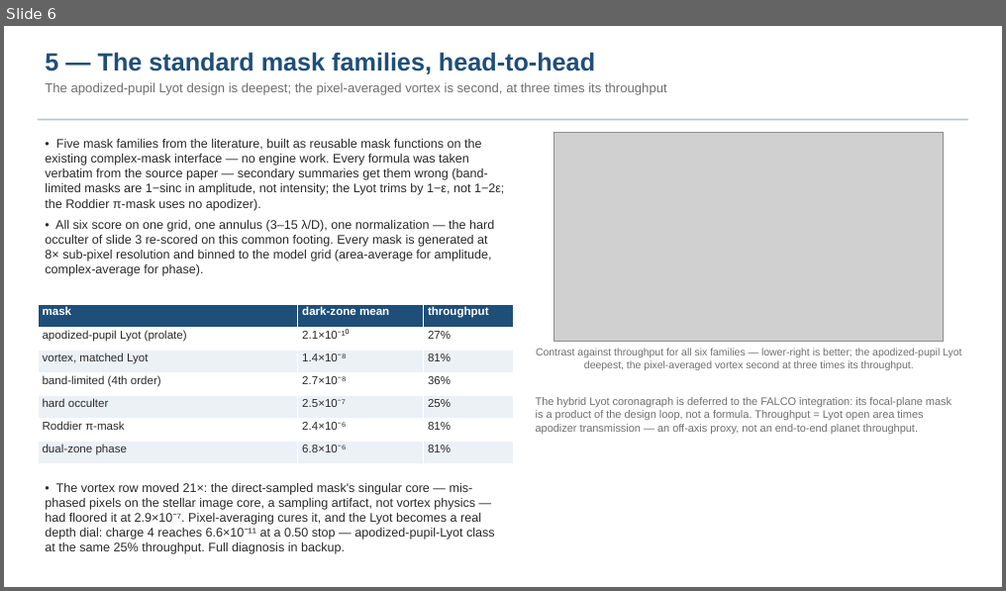
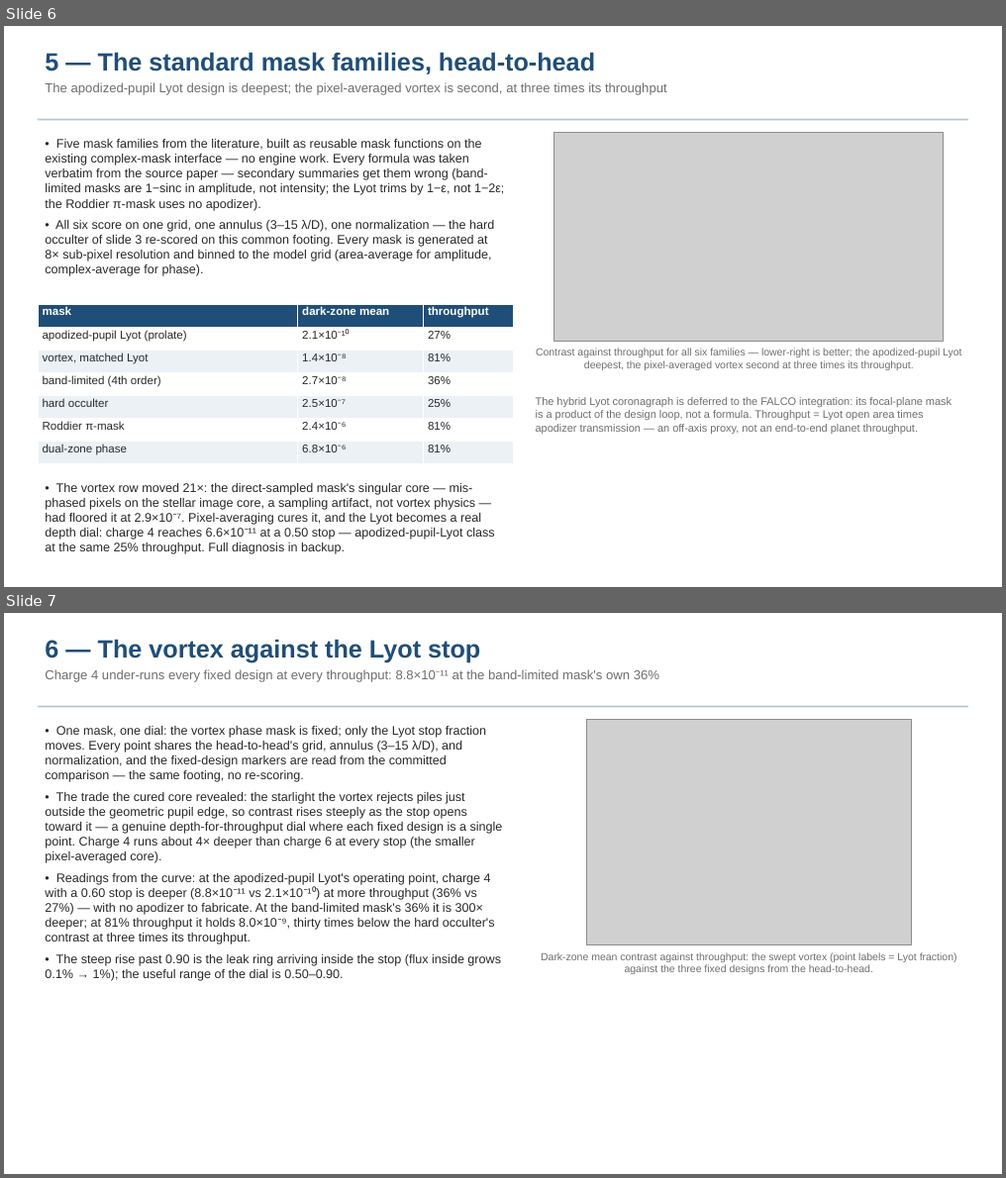
Before and after one commit to nasa-jpl/MACOS_resources, a slide deck: mmacos/templates/30_instruments/bench_ctb/deck_ctb.pptx. Shown one above the other, each under a label of ours: slide 6 before the commit, slides 6 and 7 after it. The pictures are 1006x591 and 1006x1178 pixels, drawn with LibreOffice and Linux fonts; fonts in the diff are those of the drawing; grey boxes stand for pictures. Boxes give left, top, right and bottom in pixels: in the first picture for what was removed or moved away, otherwise in the second. Text is boxed around its words. In the diff, an @@ line names an element or a change of style, - is before the commit and + after.

```diff
--- a/mmacos/templates/30_instruments/bench_ctb/deck_ctb.pptx
+++ b/mmacos/templates/30_instruments/bench_ctb/deck_ctb.pptx
@@ slide 7 added at [4,613,1002,1174], background #FFFFFF @@
@@ text added at [45,639,659,682], 12.5 pt, text #6E6E6E @@
+6 — The vortex against the Lyot stop
+Charge 4 under-runs every fixed design at every throughput: 8.8×10⁻¹¹ at the band-limited mask's own 36%
@@ rectangle added at [38,706,968,707], fill #B8C6D4 @@
@@ text added at [45,726,503,981], 12 pt, text #282828 @@
+• One mask, one dial: the vortex phase mask is fixed; only the Lyot stop fraction moves. Every point shares the head-to-head's grid, annulus (3–15 λ/D), and normalization, and the fixed-design markers are read from the committed comparison — the same footing, no re-scoring.
+• The trade the cured core revealed: the starlight the vortex rejects piles just outside the geometric pupil edge, so contrast rises steeply as the stop opens toward it — a genuine depth-for-throughput dial where each fixed design is a single point. Charge 4 runs about 4× deeper than charge 6 at every stop (the smaller pixel-averaged core).
+• Readings from the curve: at the apodized-pupil Lyot's operating point, charge 4 with a 0.60 stop is deeper (8.8×10⁻¹¹ vs 2.1×10⁻¹⁰) at more throughput (36% vs 27%) — with no apodizer to fabricate. At the band-limited mask's 36% it is 300× deeper; at 81% throughput it holds 8.0×10⁻⁹, thirty times below the hard occulter's contrast at three times its throughput.
+• The steep rise past 0.90 is the leak ring arriving inside the stop (flux inside grows 0.1% → 1%); the useful range of the dial is 0.50–0.90.
@@ picture added at [586,719,912,946] @@
@@ text added at [541,953,957,974], 10 pt, text #6E6E6E @@
+Dark-zone mean contrast against throughput: the swept vortex (point labels = Lyot fraction) against the three fixed designs from the head-to-head.
```
Also in this commit, not shown: 5 slides changed, 7 other files.
